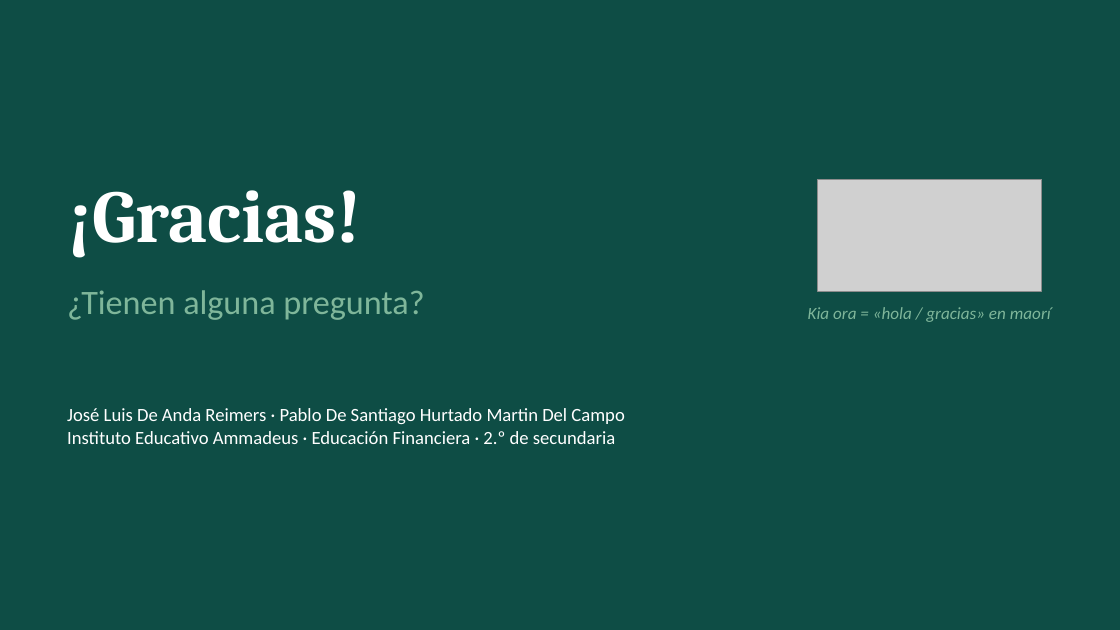
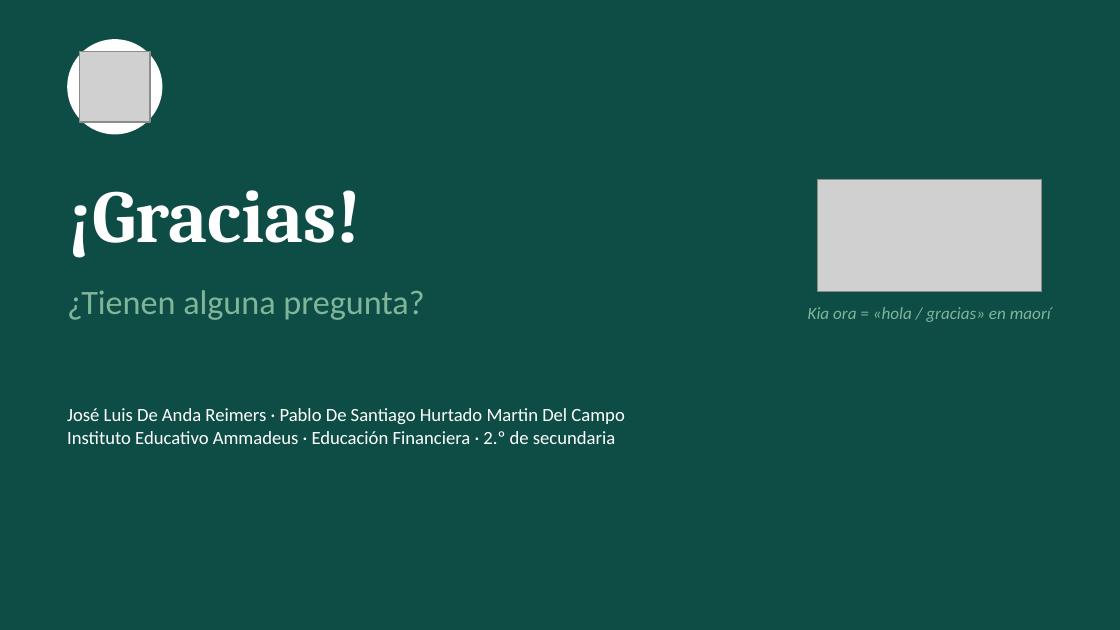
Before and after one commit to dreimers178/Finanzas, a slide deck: slide 22 of proyecto-nueva-zelanda/Presentacion_Nueva_Zelanda.pptx. Drawn at 1120x630 pixels with LibreOffice and Linux fonts; fonts in the diff are those of the drawing; grey boxes stand for pictures. Boxes give left, top, right and bottom in pixels: in the first picture for what was removed or moved away, otherwise in the second. Text is boxed around its words. In the diff, an @@ line names an element or a change of style, - is before the commit and + after.

```diff
--- a/proyecto-nueva-zelanda/Presentacion_Nueva_Zelanda.pptx
+++ b/proyecto-nueva-zelanda/Presentacion_Nueva_Zelanda.pptx
@@ ellipse added at (67, 39, 162, 134), fill #FFFFFF @@
@@ picture added at (80, 52, 150, 122) @@
```
Also in this commit, not shown: 1 other slide changed, 5 other files.
